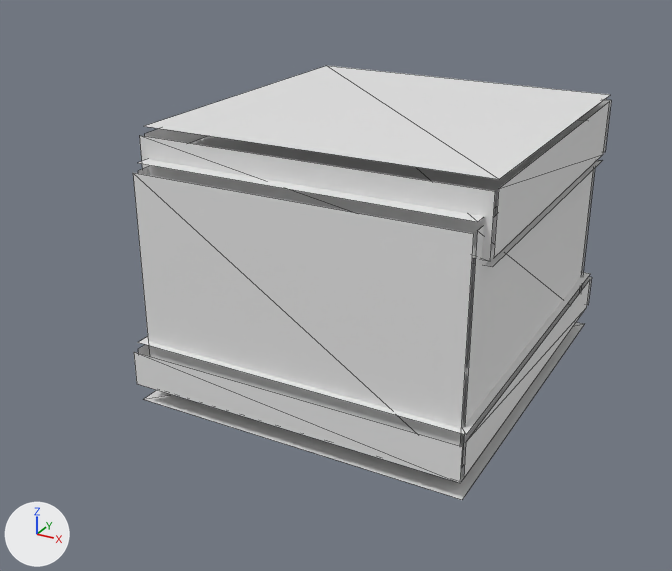
An edit to the OBJ model tools/armor_src/models/entity/lampwright/boots_leg_l.obj, drawn before and after from the same camera.
One viewpoint serves both versions: a 50 mm camera at (0.464, -0.723, 0.403) aimed at (0.108, -0.077, 0.079). Arrows for +X, +Y and +Z are at lower left; the lights stay in place. The picture after the commit comes second. Mesh edges are drawn as thin lines. Where no turn or scale is listed for an object, it has been applied to the vertices.

Before the edit, the objects in view are built like this:
```python
me_boots_leg_l = bpy.data.meshes.new('boots_leg_l')
me_boots_leg_l.from_pydata(...)  # 72 vertices, 36 faces; spans x -0.028..0.272, y -0.188..0.162, z -0.019..0.219
ob_boots_leg_l = bpy.data.objects.new('boots_leg_l', me_boots_leg_l)
ob_boots_leg_l.location = (0.0, 0.0, 0.0)
```
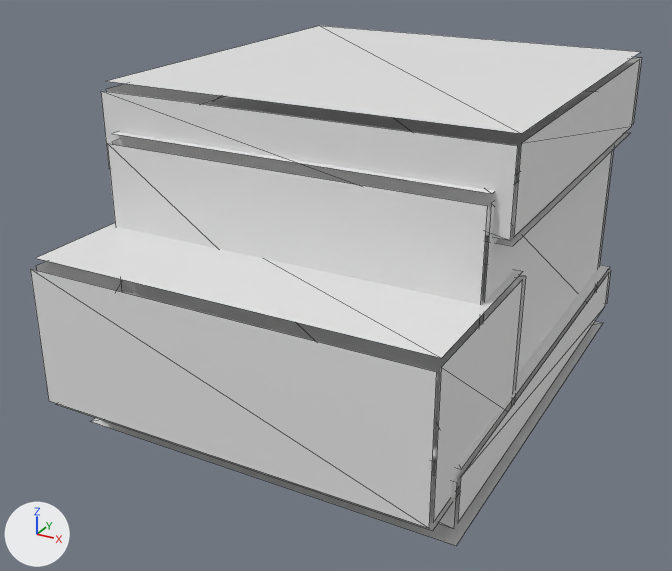
Pixel boxes [x1, y1, x2, y2] of what changed, in the pictures (672 x 571 px):
'boots_leg_l', reshaped (28% wider, 20% taller)
    before: [133, 66, 611, 500]
    after: [30, 26, 642, 545]
part 1 of me_boots_leg_l, rebuilt
    before: [138, 263, 590, 435]
    after: [432, 246, 610, 469]
part 2 of me_boots_leg_l, rebuilt (16% wider, 26% taller)
    before: [144, 322, 584, 500]
    after: [91, 321, 603, 545]
part 3 of me_boots_leg_l, rebuilt
    before: [462, 170, 593, 467]
    after: [483, 151, 612, 403]
part 4 of me_boots_leg_l, rebuilt
    before: [146, 66, 609, 179]
    after: [112, 91, 594, 194]
part 5 of me_boots_leg_l, rebuilt (mostly hidden)
    before: [138, 167, 149, 175]
    after: [113, 140, 118, 145]
part 6 of me_boots_leg_l, rebuilt (not visible afterwards)
    before: [460, 434, 465, 481]
part 7 of me_boots_leg_l, deleted
    before: [139, 99, 611, 305]
part 8 of me_boots_leg_l, built on
    before: [133, 168, 595, 483]
    after: [30, 26, 642, 531]

Diff of the bpy script that builds the scene:
```diff
--- a/tools/armor_src/models/entity/lampwright/boots_leg_l.obj.py
+++ b/tools/armor_src/models/entity/lampwright/boots_leg_l.obj.py
@@ me_boots_leg_l @@
 # used by ob_boots_leg_l; location = (0.0, 0.0, 0.0)
-me_boots_leg_l.from_pydata(...)  # 72 vertices, 36 faces; spans x -0.028..0.272, y -0.188..0.162, z -0.019..0.219
+me_boots_leg_l.from_pydata(...)  # 96 vertices, 48 faces; spans x -0.047..0.291, y -0.275..0.175, z -0.019..0.256
+# me_boots_leg_l part 1: the loose piece of 4 vertices spanning x -0.028..0.272, y -0.181..0.156, z 0.037..0.038 is rebuilt with 4 vertices and now spans x -0.044..0.287, y -0.231..0.169, z 0.044
+# me_boots_leg_l part 2: the loose piece of 4 vertices spanning x -0.028..0.272, y -0.181..0.156, z -0.019 is rebuilt with 4 vertices and now spans x -0.044..0.287, y -0.231..0.169, z -0.019
+# me_boots_leg_l part 3: the loose piece of 4 vertices spanning x 0.266, y -0.169..0.144, z 0.0..0.188 is rebuilt with 4 vertices and now spans x 0.278, y -0.181..0.156, z 0.0..0.213
+# me_boots_leg_l part 4: the loose piece of 4 vertices spanning x -0.028..0.272, y -0.15..0.15, z 0.219 is rebuilt with 4 vertices and now spans x -0.034..0.278, y -0.181..0.156, z 0.219
+# me_boots_leg_l part 5: the loose piece of 4 vertices spanning x -0.022, y -0.169..0.144, z 0.0..0.188 is rebuilt with 4 vertices and now spans x -0.034, y -0.181..0.156, z 0.0..0.213
+# me_boots_leg_l part 6: the loose piece of 4 vertices spanning x -0.022..0.266, y -0.169..0.144, z -0.013..-0.012 is rebuilt with 4 vertices and now spans x -0.034..0.278, y -0.181..0.156, z -0.013..-0.012
+# me_boots_leg_l part 7: 7 loose pieces with 28 vertices, spanning x -0.028..0.272, y -0.169..0.162, z 0.0..0.213, are deleted
+# me_boots_leg_l part 8
+# 20 vertices are removed from x -0.028..0.272, y -0.188..0.156, z 0.0..0.188
+# 10 faces are deleted
+# 56 vertices are added at x -0.047..0.291, y -0.275..0.175, z 0.0..0.256
+# 8 new vertices lie (0.338, 0.0, 0.0) away from vertices in x -0.047, y -0.175..0.175, z 0.181..0.256
+# 8 new vertices lie (0.325, 0.0, 0.0) away from vertices in x -0.041, y -0.275..-0.112, z 0.019..0.144
+# 36 new faces join them
```
